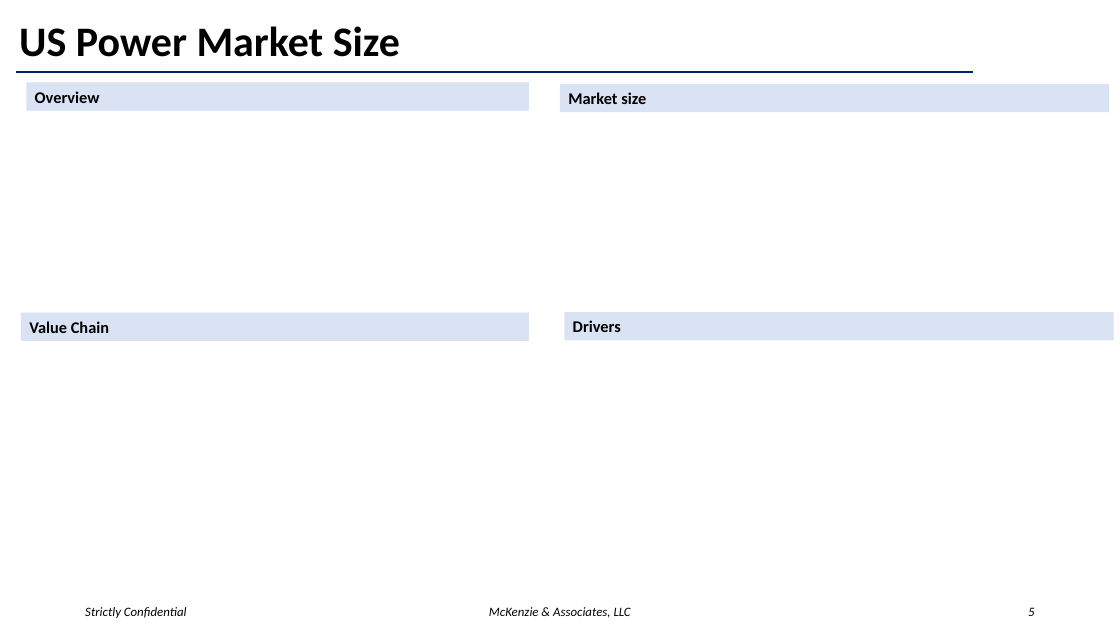
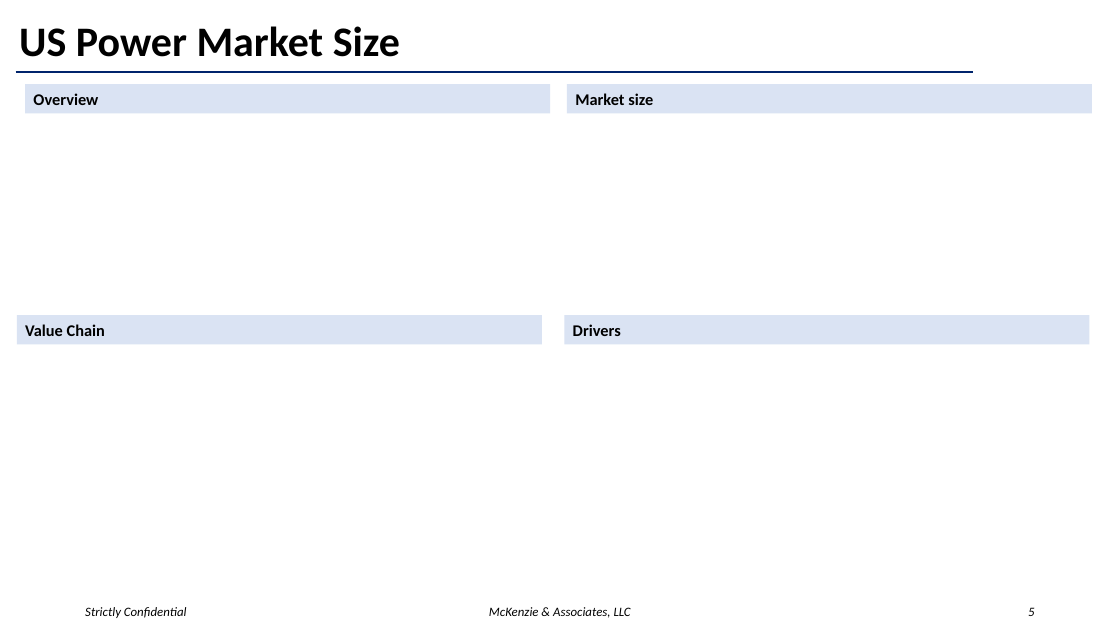
Before and after one commit to McKenzieaa/mck_cfo, a slide deck: slide 5 of streamlit_dashboard/data/energy_template.pptx. Drawn at 1120x630 pixels with LibreOffice and Linux fonts; fonts in the diff are those of the drawing. Boxes give left, top, right and bottom in pixels: in the first picture for what was removed or moved away, otherwise in the second. Text is boxed around its words. In the diff, an @@ line names an element or a change of style, - is before the commit and + after.

```diff
--- a/streamlit_dashboard/data/energy_template.pptx
+++ b/streamlit_dashboard/data/energy_template.pptx
@@ rectangle "Overview": place and size @@
-rectangle "Overview" at box(26, 82, 528, 111)
+rectangle "Overview" at box(25, 84, 550, 113)
@@ rectangle "Market size": place and size @@
-rectangle "Market size" at box(560, 84, 1110, 113)
+rectangle "Market size" at box(567, 84, 1092, 113)
@@ rectangle "Value Chain": place and size @@
-rectangle "Value Chain" at box(21, 313, 529, 341)
+rectangle "Value Chain" at box(17, 315, 542, 344)
@@ rectangle "Drivers": place and size @@
-rectangle "Drivers" at box(565, 313, 1114, 341)
+rectangle "Drivers" at box(565, 315, 1090, 344)
```
Also in this commit, not shown: 15 other slides changed.
